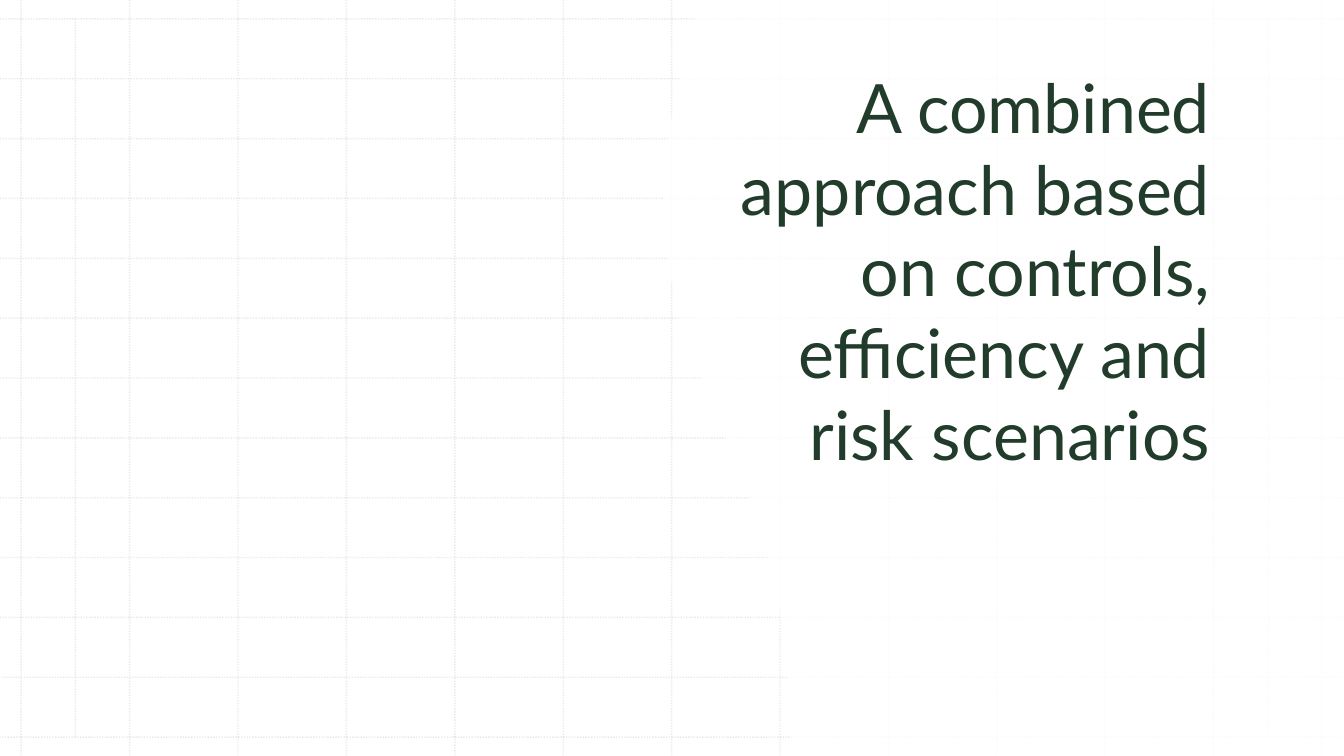
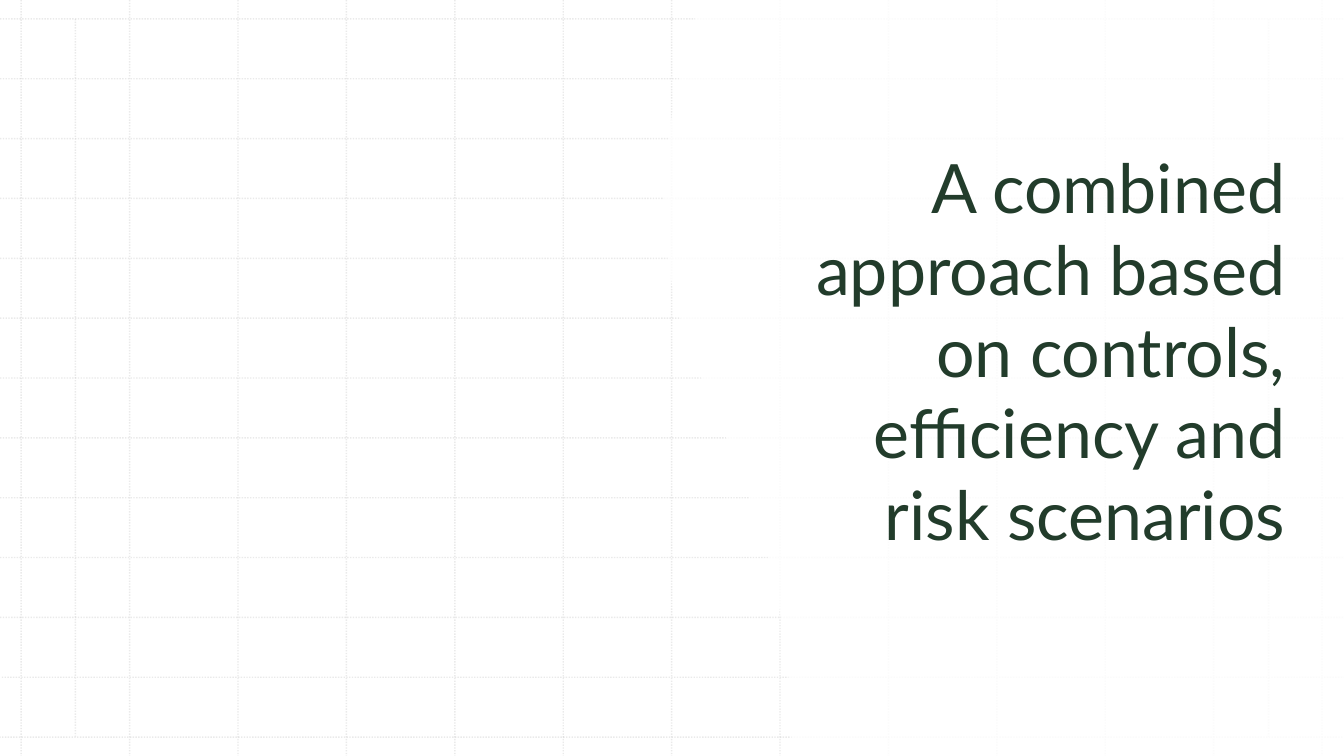
Before and after one commit to misge-dotcom/LSZ_2025, a slide deck: slide 4 of Cyber Risk from Theory to Practice LSZ2025.pptx (slide 5 before the commit). Drawn at 1344x756 pixels with LibreOffice and Linux fonts; fonts in the diff are those of the drawing; background and template pictures are left out. Boxes give left, top, right and bottom in pixels: in the first picture for what was removed or moved away, otherwise in the second. Text is boxed around its words. In the diff, an @@ line names an element or a change of style, - is before the commit and + after.

```diff
--- a/Cyber Risk from Theory to Practice LSZ2025.pptx
+++ b/Cyber Risk from Theory to Practice LSZ2025.pptx
@@ title "A combined approach based on ...": place and size @@
-title "A combined approach based on ..." at bbox=[741, 83, 1210, 461]
+title "A combined approach based on ..." at bbox=[816, 163, 1285, 541]
```
Also in this commit, not shown: 3 other slides changed, 1 slide removed.
